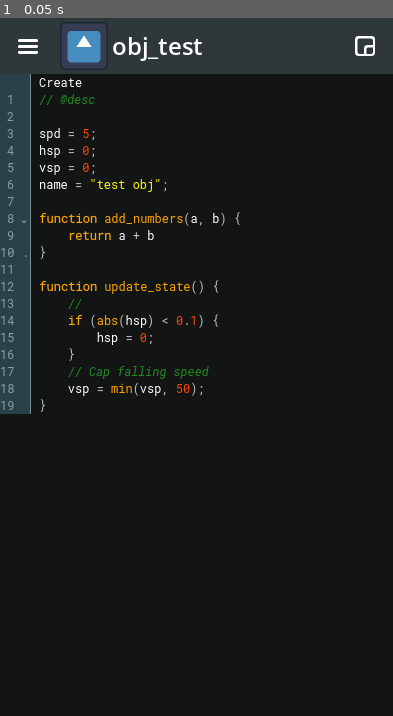
Above: before the commit, frame 1.
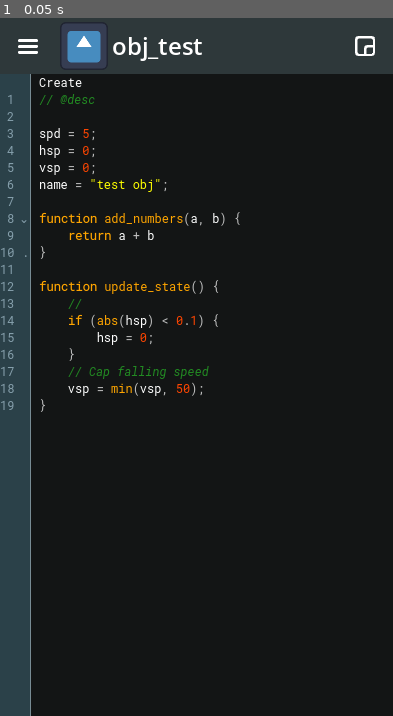
Above: after the commit, the same moment.

Repository: brenioks/DroidMakerUI
Game: Godot game, scene res://workplace.tscn
The game is run twice, just before and just after one commit, with the same random seed, the same clock (stepped at 60 frames per second) and the same inputs. The engine's default icon, where the game draws it, is replaced by a stand-in: a white triangle on a blue panel in a dark square.
Inputs:
- Up to frame 1 (0.05 s): no input

The runs differ from the first frame. In frame 1, 3.4% of the frame differs, in the area x 0-8%, y 56-100%.

Commit message:
Expand Gutter to the rest of the screen

Diff:
--- a/workplace.tscn
+++ b/workplace.tscn
@@ -81,6 +81,7 @@
 
 [node name="EventList" type="VBoxContainer" parent="Main/Column" unique_id=1501147549]
 layout_mode = 2
+size_flags_vertical = 3
 theme_override_constants/separation = 0
 
 [node name="HBoxContainer" type="HBoxContainer" parent="Main/Column/EventList" unique_id=1138494545]
@@ -137,6 +138,11 @@
 [node name="Event" type="VBoxContainer" parent="Main/Column/EventList/CodeGroup" unique_id=619083053]
 layout_mode = 2
 
+[node name="RestOfTheWorldGutter" parent="Main/Column/EventList" unique_id=1472342649 instance=ExtResource("4_gwg38")]
+layout_mode = 2
+size_flags_horizontal = 0
+size_flags_vertical = 3
+
 [node name="RightPanel" type="PanelContainer" parent="." unique_id=698543878]
 visible = false
 layout_mode = 1
